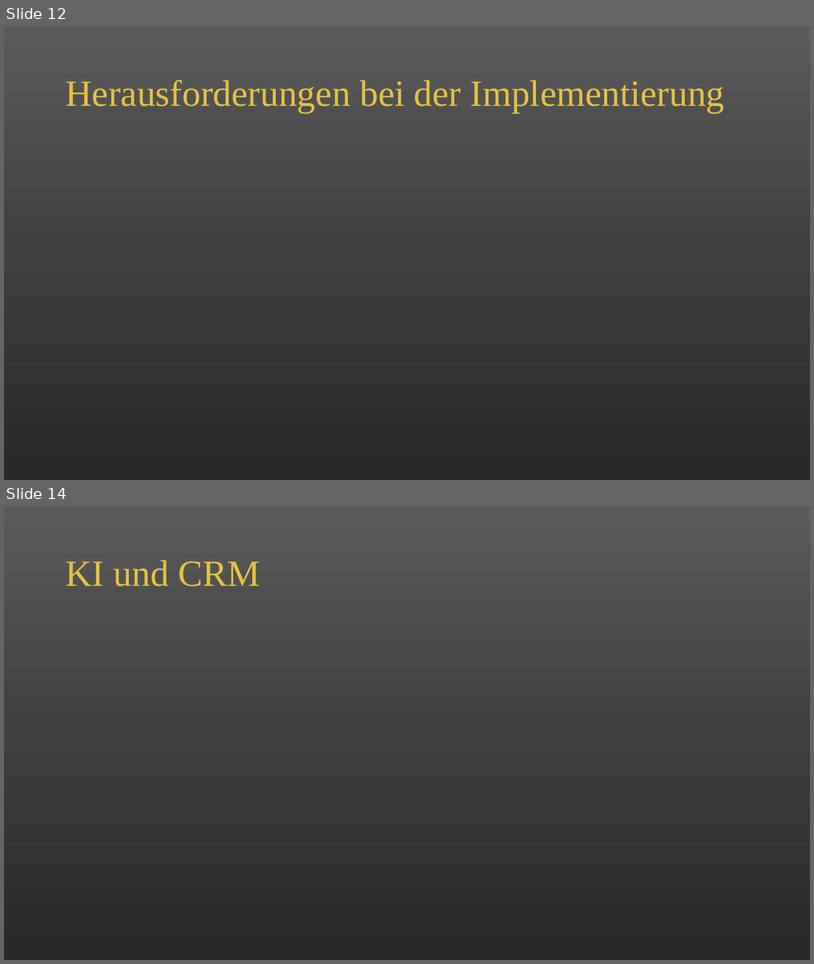
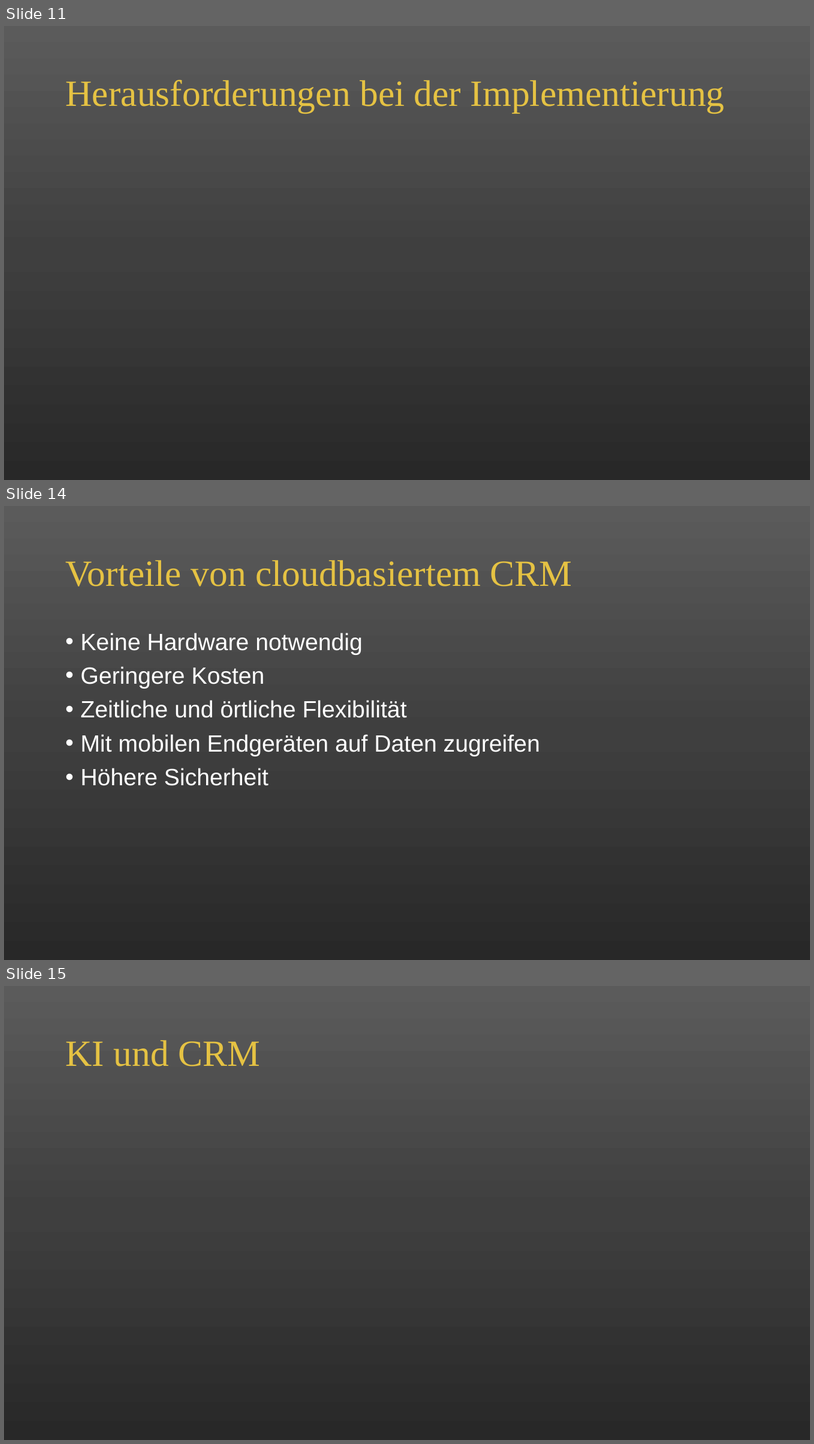
Before and after one commit to alicapr/CRM, a slide deck: CRM.pptx. Shown one above the other, each under a label of ours: slides 12 and 14 before the commit, slides 11, 14 and 15 after it; the slides between them are not shown. The pictures are 814x964 and 814x1444 pixels, drawn with LibreOffice and Linux fonts; fonts in the diff are those of the drawing. Boxes give left, top, right and bottom in pixels: in the first picture for what was removed or moved away, otherwise in the second. Text is boxed around its words. In the diff, an @@ line names an element or a change of style, - is before the commit and + after.

Commit message:
Cloud CRM

```diff
--- a/CRM.pptx
+++ b/CRM.pptx
@@ slide 14 added at box(4, 506, 810, 960), background gradient #5B5B5B to #404040 to #292929 @@
@@ title added at box(65, 560, 573, 586), 44 pt, text #E5C243 @@
+Vorteile von cloudbasiertem CRM
@@ text added at box(81, 633, 540, 786), 28 pt, text #FFFFFF @@
+• Keine Hardware notwendig
+• Geringere Kosten
+• Zeitliche und örtliche Flexibilität
+• Mit mobilen Endgeräten auf Daten zugreifen
+• Höhere Sicherheit
@@ what was slide 12 is now slide 11 @@
@@ what was slide 14 is now slide 15 @@
```
Also in this commit, not shown: 1 slide changed, 1 other slide added.
